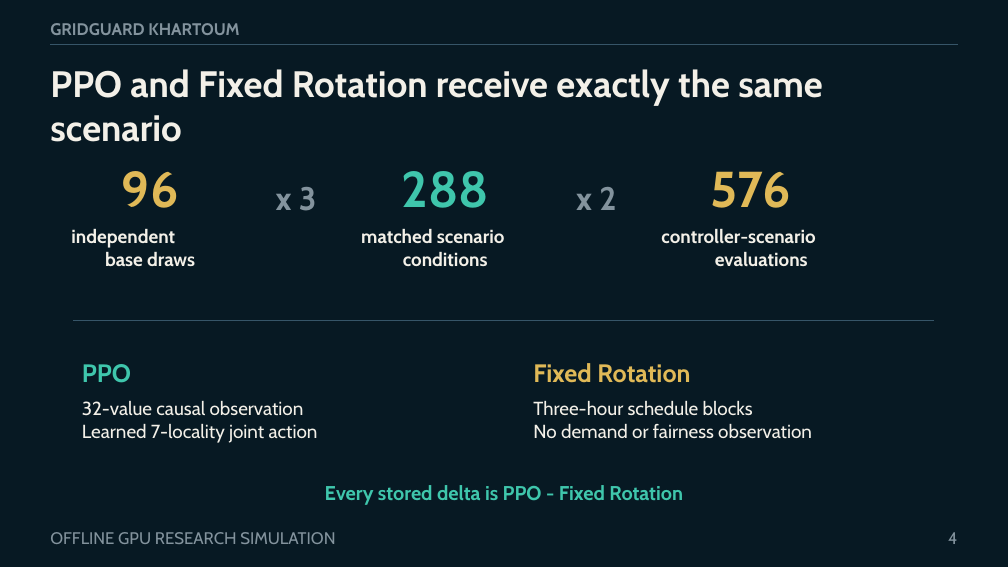
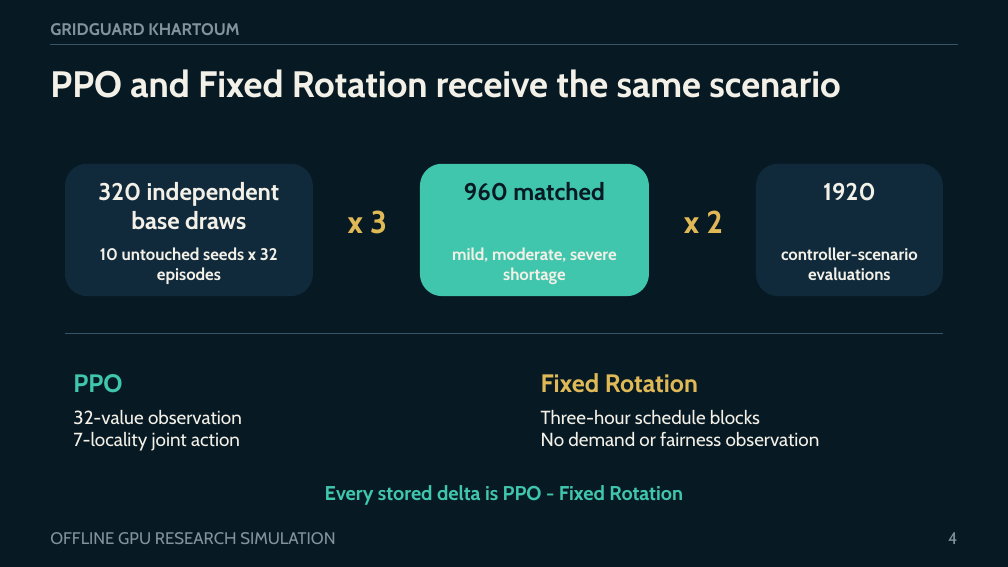
Before and after one commit to boomout2012-afk/gridguard-khartoum, a slide deck: slide 4 of output/presentation/gridguard-khartoum-defense.pptx. Drawn at 1008x567 pixels with LibreOffice and Linux fonts; fonts in the diff are those of the drawing. Boxes give left, top, right and bottom in pixels: in the first picture for what was removed or moved away, otherwise in the second. Text is boxed around its words. In the diff, an @@ line names an element or a change of style, - is before the commit and + after.

```diff
--- a/output/presentation/gridguard-khartoum-defense.pptx
+++ b/output/presentation/gridguard-khartoum-defense.pptx
@@ text at <box>50,69,840,98</box>: text changed @@
-PPO and Fixed Rotation receive exactly the same scenario
+PPO and Fixed Rotation receive the same scenario
@@ rounded rectangle added at <box>65,164,313,296</box>, fill #102A3B @@
@@ text removed at <box>122,171,179,208</box> @@
-96
@@ text removed at <box>402,171,489,208</box> @@
-288
@@ rounded rectangle added at <box>420,164,650,296</box>, fill #3FC6AC @@
@@ text removed at <box>711,171,791,208</box> @@
-576
@@ rounded rectangle added at <box>756,164,943,296</box>, fill #102A3B @@
@@ text at <box>98,182,280,230</box>: text changed; size 18 to 23 pt @@
-independent
-base draws
+320 independent base draws
@@ text "x 3": place and size @@
-text "x 3" at <box>276,187,317,211</box>
+text "x 3" at <box>348,210,387,234</box>
@@ text "x 3" at <box>348,210,387,234</box>: size 31 to 30 pt, text colour #83939D to #E0B957 @@
@@ text added at <box>464,182,604,201</box>, 23 pt, text #071923, bold @@
+960 matched
@@ text "x 2" at <box>684,210,723,233</box>: size 31 to 30 pt, text colour #83939D to #E0B957 @@
@@ text "x 2": place and size @@
-text "x 2" at <box>576,187,616,210</box>
+text "x 2" at <box>684,210,723,233</box>
@@ text added at <box>823,182,875,201</box>, 23 pt, text #F3F0E8, bold @@
+1920
@@ text removed at <box>361,229,505,267</box> @@
-matched scenario
-conditions
@@ text added at <box>100,247,278,284</box>, 16 pt, text #F3F0E8, bold @@
+10 untouched seeds x 32 episodes
@@ text added at <box>452,247,617,284</box>, 16 pt, text #F3F0E8, bold @@
+mild, moderate, severe shortage
@@ text "controller-scenario evaluations": place and size @@
-text "controller-scenario evaluations" at <box>661,229,815,267</box>
+text "controller-scenario evaluations" at <box>781,247,918,280</box>
@@ text "controller-scenario evaluations" at <box>781,247,918,280</box>: size 18 to 16 pt @@
@@ line moved from (73, 321) - (935, 321) to (65, 334) - (943, 334) @@
@@ text "PPO": place and size @@
-text "PPO" at <box>82,364,131,383</box>
+text "PPO" at <box>73,374,122,393</box>
@@ text "Fixed Rotation": place and size @@
-text "Fixed Rotation" at <box>533,363,690,383</box>
+text "Fixed Rotation" at <box>541,373,698,393</box>
@@ text at <box>73,410,242,451</box>: text changed @@
-32-value causal observation
-Learned 7-locality joint action
+32-value observation
+7-locality joint action
@@ text at <box>541,410,820,447</box>: text changed @@
-Three-hour schedule blocks
-No demand or fairness observation
+Three-hour schedule blocks
+No demand or fairness observation
```
Also in this commit, not shown: 5 other slides changed, 7 slides added, 6 slides removed, 2 other files.
